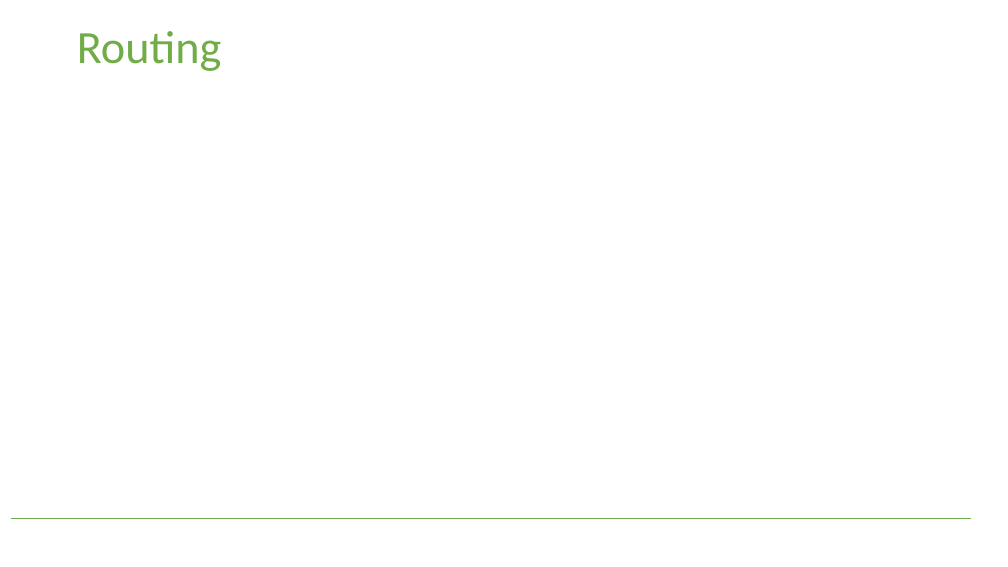
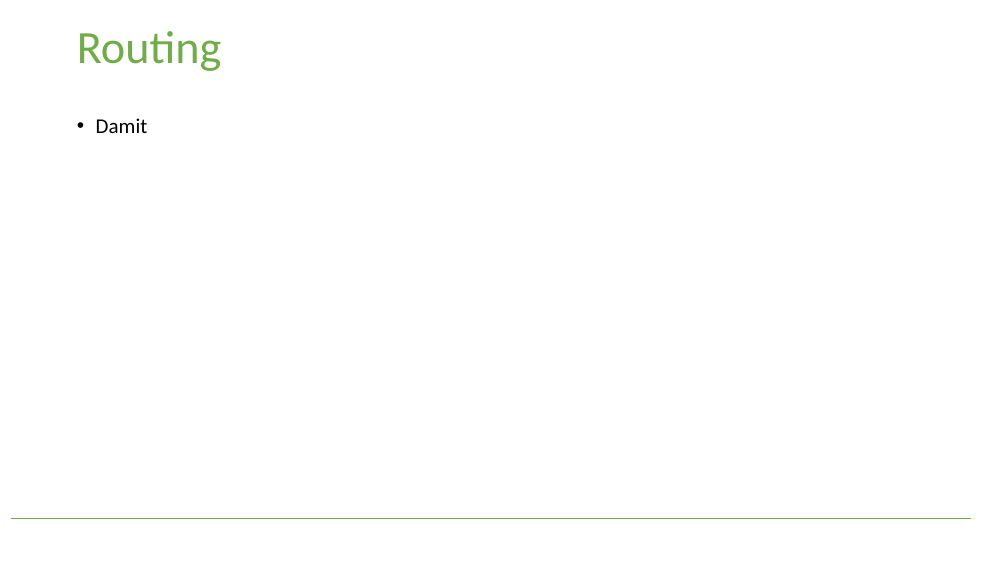
Before and after one commit to HTW-LowRateNet/Protocol, a slide deck: slide 9 of Protokoll für Multihop-Netzwerk.pptx. Drawn at 1008x567 pixels with LibreOffice and Linux fonts; fonts in the diff are those of the drawing. Boxes give left, top, right and bottom in pixels: in the first picture for what was removed or moved away, otherwise in the second. Text is boxed around its words. In the diff, an @@ line names an element or a change of style, - is before the commit and + after.

```diff
--- a/Protokoll für Multihop-Netzwerk.pptx
+++ b/Protokoll für Multihop-Netzwerk.pptx
@@ text added at box(96, 118, 148, 133), 20 pt, text #000000 @@
+• Damit
```
Also in this commit, not shown: 2 other slides changed, 1 slide added.
